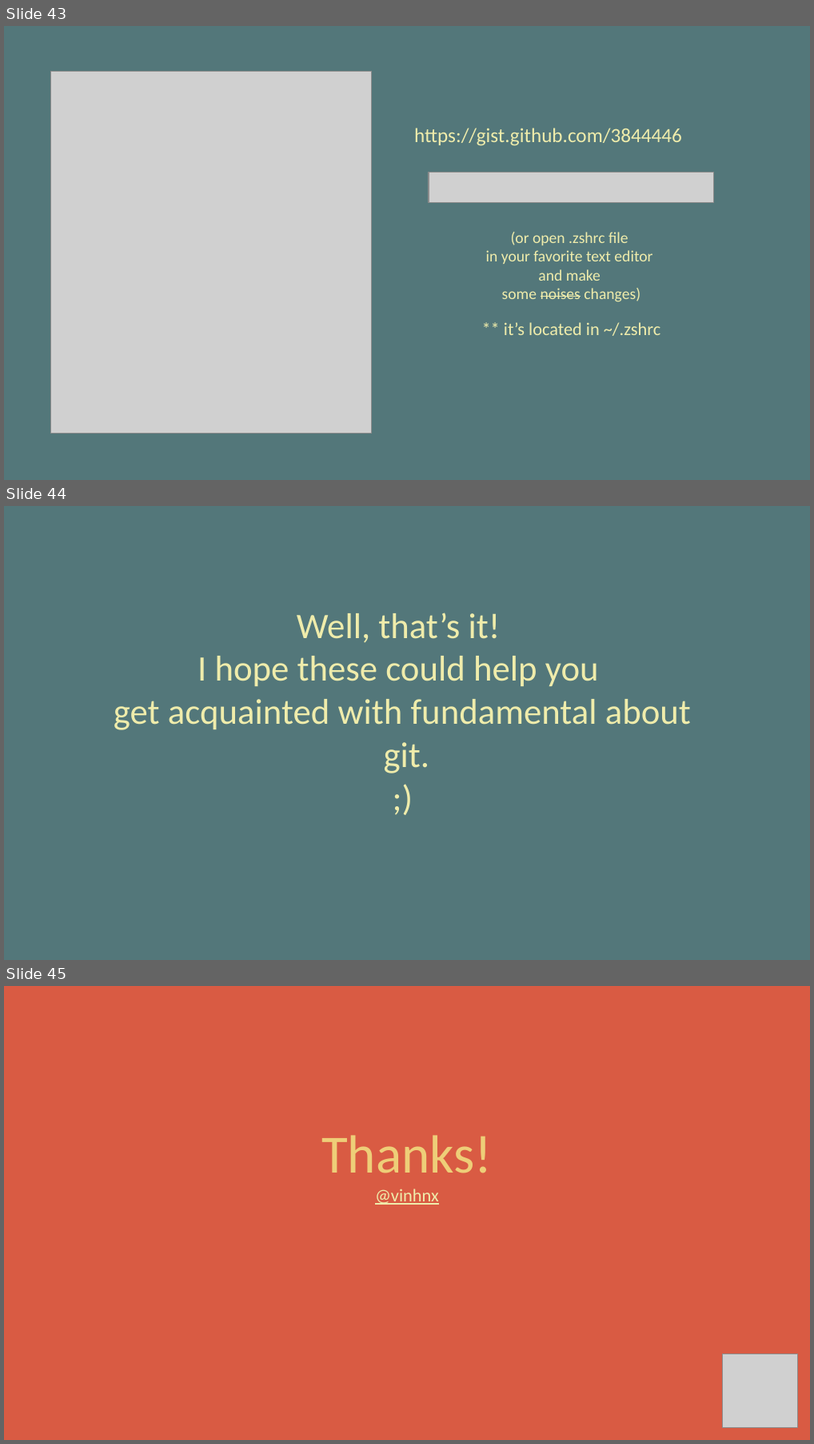
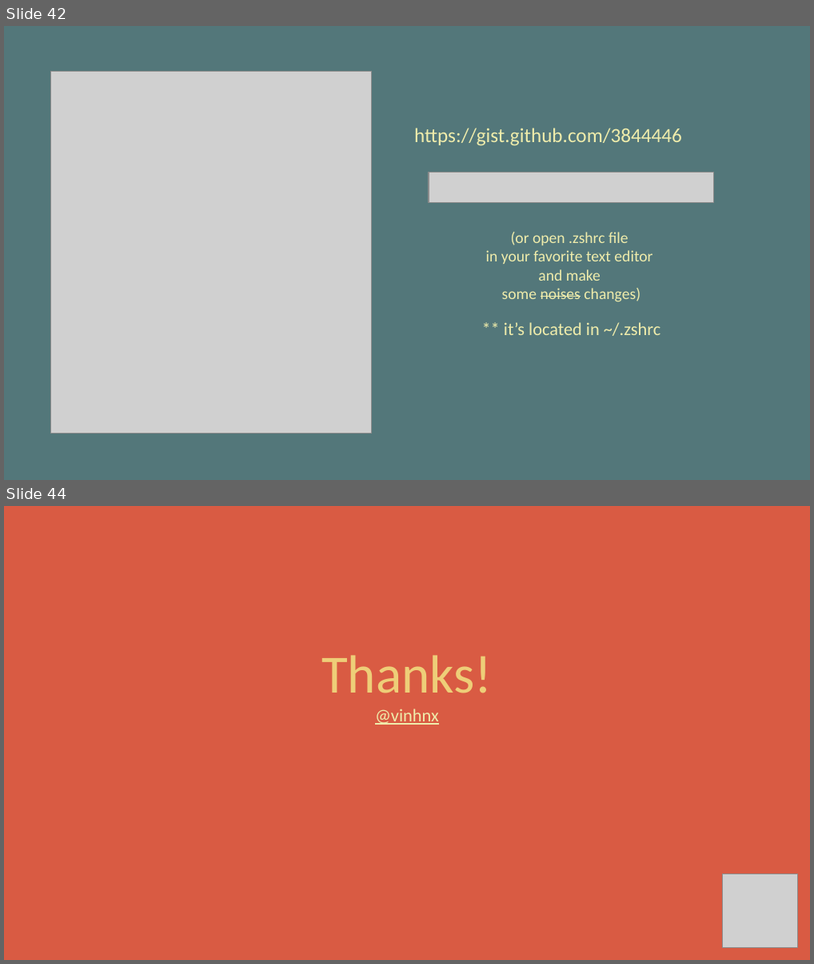
Before and after one commit to vinhnx/Git-for-beginners, a slide deck: git-beginner.pptx. Shown one above the other, each under a label of ours: slides 43, 44 and 45 before the commit, slides 42 and 44 after it; the slides between them are not shown. The pictures are 814x1444 and 814x964 pixels, drawn with LibreOffice and Linux fonts; fonts in the diff are those of the drawing; grey boxes stand for pictures. Boxes give left, top, right and bottom in pixels: in the first picture for what was removed or moved away, otherwise in the second. Text is boxed around its words. In the diff, an @@ line names an element or a change of style, - is before the commit and + after.

```diff
--- a/git-beginner.pptx
+++ b/git-beginner.pptx
@@ slide 44 removed at bbox=[4, 506, 810, 960], background #53777A @@
@@ text removed at bbox=[114, 612, 691, 773] @@
-Well, that’s it!
-I hope these could help you
-get acquainted with fundamental about
-git.
-;)
@@ what was slide 43 is now slide 42 @@
@@ what was slide 45 is now slide 44 @@
```
Also in this commit, not shown: 1 slide changed, 1 other file.
